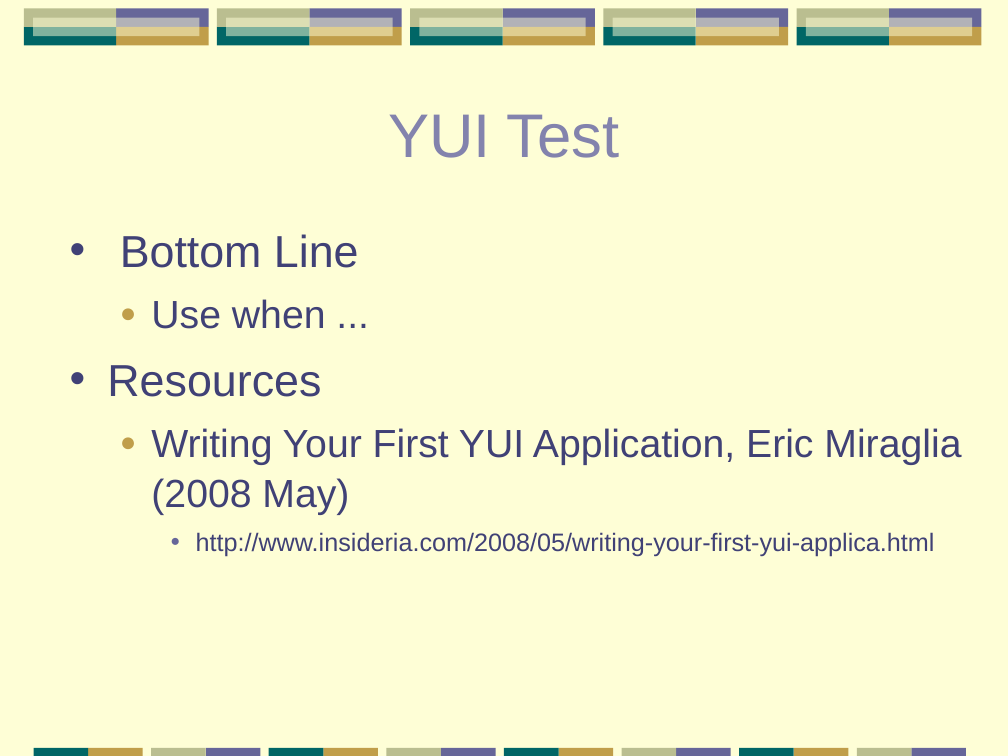
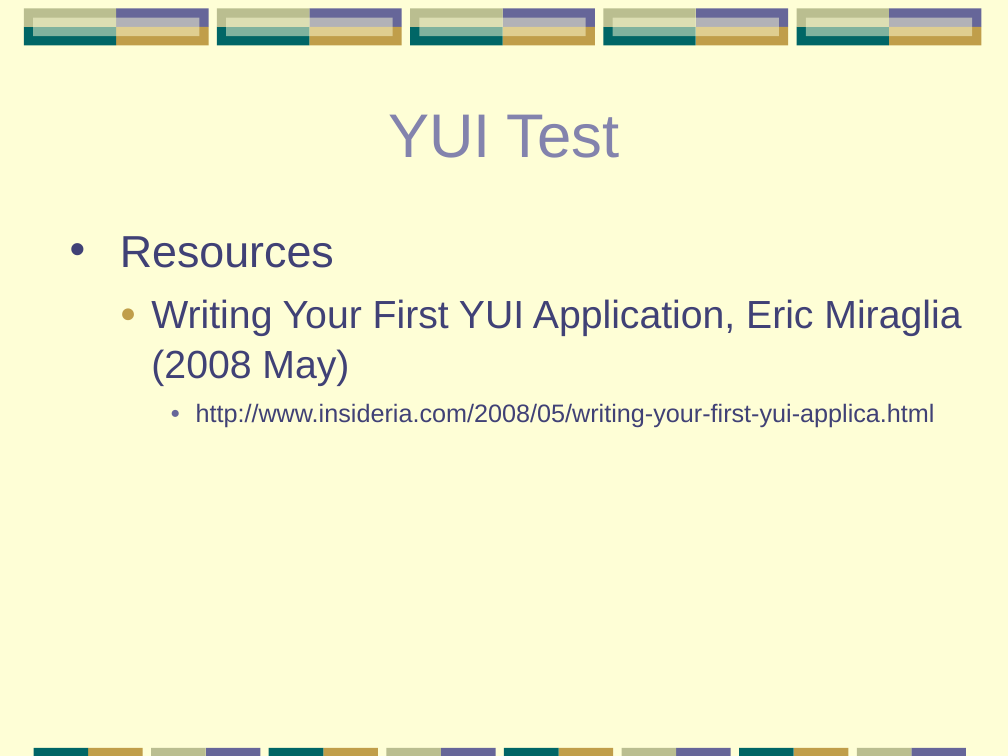
Before and after one commit to papuapost/yazaar, a slide deck: slide 35 of articles/testing-tools/testing-tools.odp (slide 34 before the commit). Drawn at 1008x756 pixels with LibreOffice and Linux fonts; fonts in the diff are those of the drawing. Boxes give left, top, right and bottom in pixels: in the first picture for what was removed or moved away, otherwise in the second. Text is boxed around its words. In the diff, an @@ line names an element or a change of style, - is before the commit and + after.

```diff
--- a/articles/testing-tools/testing-tools.odp
+++ b/articles/testing-tools/testing-tools.odp
@@ text at (120,234,359,329): paragraphs removed @@
-• Bottom Line
-  ● Use when ...
```
Also in this commit, not shown: 14 other slides changed, 31 slides added, 15 slides removed.
